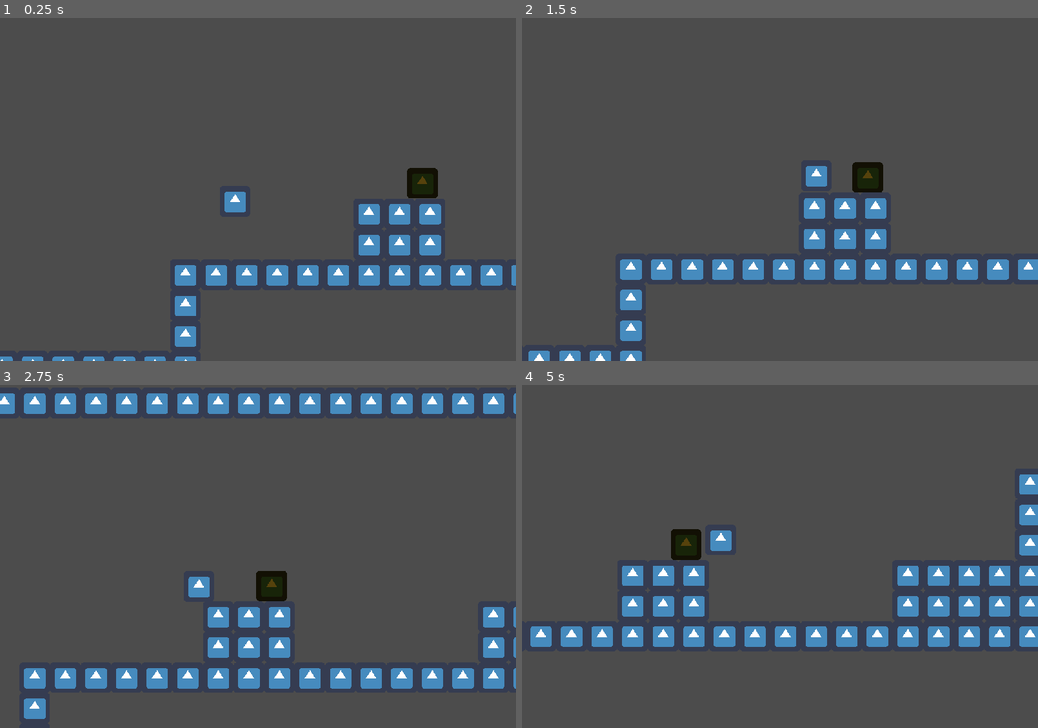
Above: before the commit, frames 1-4 (two rows, left to right).
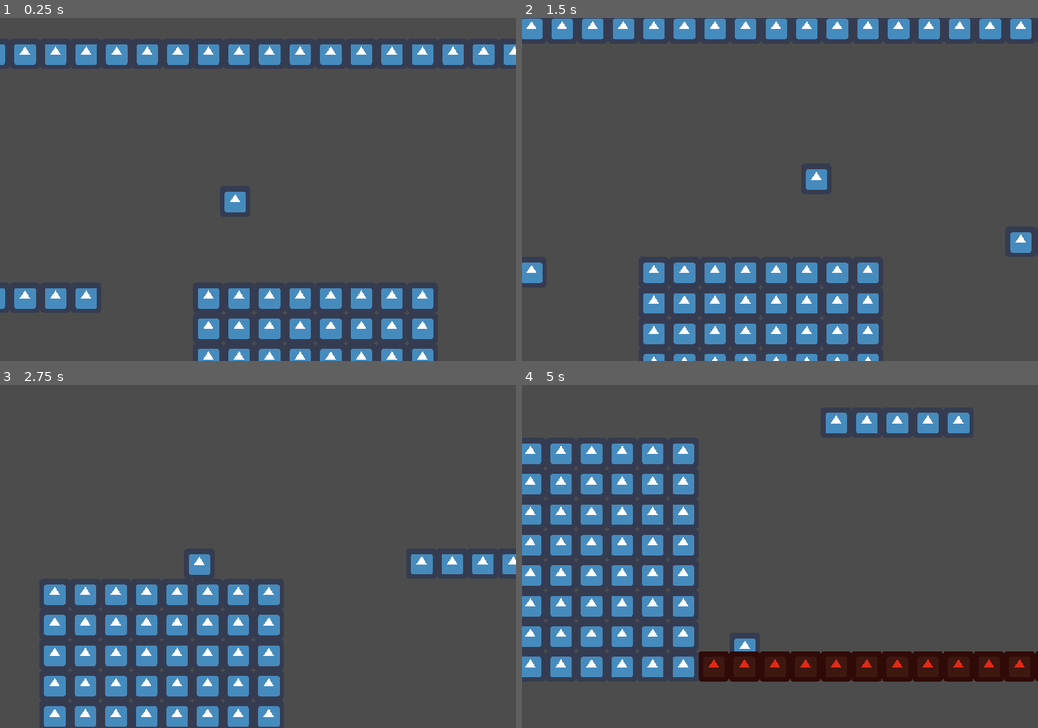
Above: after the commit, the same moments.

Repository: Juankadev/GGJ_2023
Game: Godot game, scene res://MainScene.tscn
The game is run twice, just before and just after one commit, with the same random seed, the same clock (stepped at 60 frames per second) and the same inputs. The engine's default icon, where the game draws it, is replaced by a stand-in: a white triangle on a blue panel in a dark square.
Inputs:
- Up to frame 1 (0.25 s): no input
- Up to frame 2 (1.5 s): hold F (grab) 0.53-1.28 s; hold Right (move_right) from 0.53 s (still down); tap Space (jump) at 0.77 s; tap F (grab) at 1.35 s
- Up to frame 3 (2.75 s): tap Space (jump) at 1.52 s; release Right (move_right) at 2.03 s; hold Left (move_left) from 2.03 s (still down); hold F (grab) from 2.03 s (still down)
- Up to frame 4 (5 s): release Left (move_left) at 2.78 s; release F (grab) at 2.78 s; hold Right (move_right) 2.78-4.28 s; tap F (grab) at 2.85, 4.35 s; tap Space (jump) at 3.02, 3.77, 4.52 s; hold F (grab) 3.53-4.28 s; hold Left (move_left) from 4.28 s (still down)

The runs differ from the first frame. In frame 1, 16% of the frame differs, in the area x 0-100%, y 7-100%; in frame 2, 16%; in frame 3, 20%; in frame 4, 25%, in the area x 0-100%, y 8-87%.

Commit message:
Delay death

Diff:
--- a/MainScene.tscn
+++ b/MainScene.tscn
@@ -48,7 +48,7 @@
 tile_data = PoolIntArray( -1245117, 0, 0, -1245116, 0, 0, -1245115, 0, 0, -1245114, 0, 0, -1245113, 0, 0, -1245112, 0,  …(6512 unchanged characters)…
 
 [node name="Player" parent="." instance=ExtResource( 1 )]
-position = Vector2( 2952, -408 )
+position = Vector2( 6488, -904 )
 __meta__ = {
 "_edit_group_": true
 }
@@ -227,5 +227,8 @@
 position = Vector2( -8, 16 )
 shape = SubResource( 4 )
 
+[node name="Timer" type="Timer" parent="."]
+
 [connection signal="body_entered" from="Checkpoints/CheckPointFirst" to="Checkpoints" method="_on_CheckPointFirst_body_entered"]
 [connection signal="body_entered" from="Checkpoints/CheckPointTwo" to="Checkpoints" method="_on_CheckPointTwo_body_entered"]
+[connection signal="timeout" from="Timer" to="SpikesParent_1/Spike" method="_on_Timer_timeout"]
--- a/player/player.gd
+++ b/player/player.gd
@@ -5,8 +5,11 @@
 const jump_power: float = MovementGlobals.JUMP_POWER
 
 var motion = Vector2()
+var is_alive = true
 
 func _physics_process(delta: float) -> void:
+	if !is_alive: return
+
 	motion.y += MovementGlobals.GRAVITY;
 
 	var friction = false
@@ -31,3 +34,10 @@
 		print("Grabbing")
 
 	motion = move_and_slide(motion, Vector2.UP)
+
+func on_killed() -> void:
+	motion = Vector2.ZERO
+	is_alive = false
+
+func on_respawn() -> void:
+	is_alive = true
--- a/spikes/Spike.gd
+++ b/spikes/Spike.gd
@@ -1,8 +1,20 @@
 extends Area2D
+
+var player: Node = null
 
 func _on_Spike_body_entered(body: Node) -> void:
 	if body.is_in_group("player"):
-		body.position = $"../../Position2D".position
+		player = body
+		$"../../Player".on_killed()
+		$"../../Timer".start()
 
 	if body.is_in_group("box"):
 		body.position = Vector2.ZERO
+
+func _on_Timer_timeout() -> void:
+	print("timer timed out")
+	if player:
+		$"../../Player".on_respawn()
+		player.position = $"../../Position2D".position
+
+	$"../../Timer".stop()
